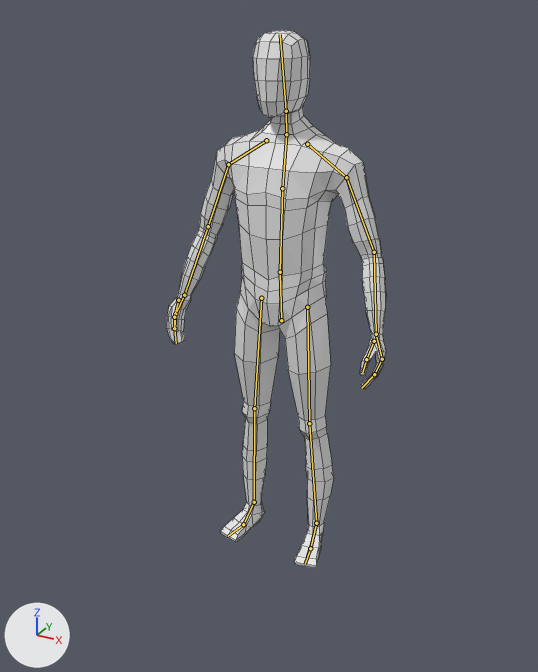
Two versions of the Blender file Assets/Models/PlayerModel.blend, one commit apart.
One viewpoint serves both versions: a 50 mm lens placed at (1.17, -2.22, 2.0), pointed at (-0.06, 0.02, 0.88). Arrows for +X, +Y and +Z are at lower left; the lights stay in place. The bones that bend it are drawn over the model as lines. Mesh edges are drawn as thin lines.
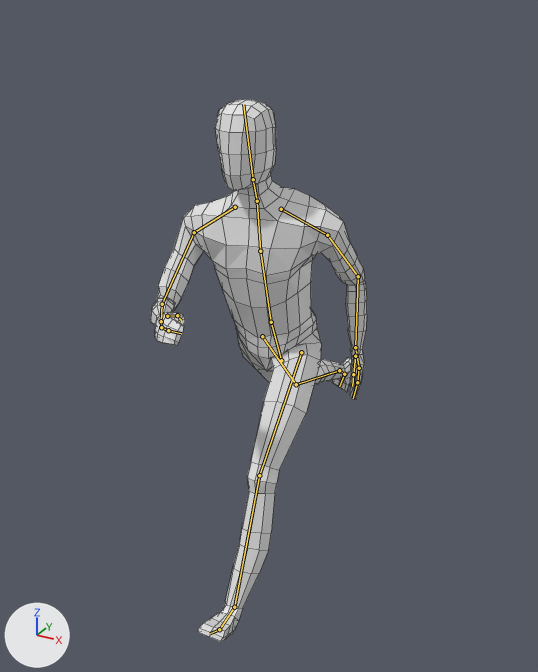
The newer file adds an action. The first version stands in its rest pose; the second is drawn at frame 1 of the action 'Run'.

The change, as a list of edits to the scene's bpy script:
```text
Change bone_hips:
    where bone_hips = bpy.data.objects['Armature.001'].pose.bones['Hips']
    bone_hips.location: (0.0, 0.0, 0.0) -> (0.0, -0.16, 0.012)
    bone_hips.rotation_quaternion: (1.0, 0.0, 0.0, 0.0) -> (0.983, 0.149, -0.109, 0.0)  # degrees (0, 0, 0) -> degrees (17, -12, -2)
Change bone_spine:
    where bone_spine = bpy.data.objects['Armature.001'].pose.bones['Spine']  # child of 'Hips'
    bone_spine.rotation_quaternion: (1.0, 0.0, 0.0, 0.0) -> (0.994, 0.0, 0.108, -0.003)  # degrees (0, 0, 0) -> degrees (0, 12, 0)
Change bone_chest:
    where bone_chest = bpy.data.objects['Armature.001'].pose.bones['Chest']  # child of 'Spine'
    bone_chest.rotation_quaternion: (1.0, 0.0, 0.0, 0.0) -> (0.993, 0.001, 0.119, -0.007)  # degrees (0, 0, 0) -> degrees (0, 14, -1)
Change bone_neck:
    where bone_neck = bpy.data.objects['Armature.001'].pose.bones['Neck']  # child of 'Chest'
    bone_neck.rotation_quaternion: (1.0, 0.0, 0.0, 0.0) -> (0.992, -0.045, -0.115, 0.034)  # degrees (0, 0, 0) -> degrees (-6, -13, 5)
Change bone_head:
    where bone_head = bpy.data.objects['Armature.001'].pose.bones['Head']  # child of 'Neck'
    bone_head.rotation_quaternion: (1.0, 0.0, 0.0, 0.0) -> (0.996, -0.091, 0.0, 0.0)  # degrees (0, 0, 0) -> degrees (-10, 0, 0)
Change bone_shoulder_l:
    where bone_shoulder_l = bpy.data.objects['Armature.001'].pose.bones['Shoulder.L']  # child of 'Chest'
    bone_shoulder_l.rotation_quaternion: (1.0, 0.0, 0.0, 0.0) -> (0.997, -0.04, 0.063, -0.003)  # degrees (0, 0, 0) -> degrees (-5, 7, -1)
Change bone_upperarm_l:
    where bone_upperarm_l = bpy.data.objects['Armature.001'].pose.bones['UpperArm.L']  # child of 'Shoulder.L'
    bone_upperarm_l.rotation_quaternion: (1.0, 0.0, 0.0, 0.0) -> (0.994, -0.095, -0.001, -0.049)  # degrees (0, 0, 0) -> degrees (-11, -1, -6)
Change bone_lowerarm_l:
    where bone_lowerarm_l = bpy.data.objects['Armature.001'].pose.bones['LowerArm.L']  # child of 'UpperArm.L'
    bone_lowerarm_l.rotation_quaternion: (1.0, 0.0, 0.0, 0.0) -> (0.985, 0.153, -0.021, -0.076)  # degrees (0, 0, 0) -> degrees (18, -1, -9)
Change bone_upperfingers_l:
    where bone_upperfingers_l = bpy.data.objects['Armature.001'].pose.bones['UpperFingers.L']  # child of 'Hand.L'
    bone_upperfingers_l.rotation_quaternion: (1.0, 0.0, 0.0, 0.0) -> (0.98, 0.004, 0.083, 0.183)  # degrees (0, 0, 0) -> degrees (2, 9, 21)
Change bone_upperthumb_l:
    where bone_upperthumb_l = bpy.data.objects['Armature.001'].pose.bones['UpperThumb.L']  # child of 'Hand.L'
    bone_upperthumb_l.rotation_quaternion: (1.0, 0.0, 0.0, 0.0) -> (0.989, 0.001, 0.081, 0.122)  # degrees (0, 0, 0) -> degrees (1, 9, 14)
Change bone_shoulder_r:
    where bone_shoulder_r = bpy.data.objects['Armature.001'].pose.bones['Shoulder.R']  # child of 'Chest'
    bone_shoulder_r.rotation_quaternion: (1.0, 0.0, 0.0, 0.0) -> (0.992, 0.067, 0.105, -0.005)  # degrees (0, 0, 0) -> degrees (8, 12, 0)
Change bone_upperarm_r:
    where bone_upperarm_r = bpy.data.objects['Armature.001'].pose.bones['UpperArm.R']  # child of 'Shoulder.R'
    bone_upperarm_r.rotation_quaternion: (1.0, 0.0, 0.0, 0.0) -> (0.965, 0.258, 0.043, 0.022)  # degrees (0, 0, 0) -> degrees (30, 4, 4)
Change bone_lowerarm_r:
    where bone_lowerarm_r = bpy.data.objects['Armature.001'].pose.bones['LowerArm.R']  # child of 'UpperArm.R'
    bone_lowerarm_r.rotation_quaternion: (1.0, 0.0, 0.0, 0.0) -> (0.846, 0.491, -0.193, 0.076)  # degrees (0, 0, 0) -> degrees (61, -24, -4)
Change bone_hand_r:
    where bone_hand_r = bpy.data.objects['Armature.001'].pose.bones['Hand.R']  # child of 'LowerArm.R'
    bone_hand_r.rotation_quaternion: (1.0, 0.0, 0.0, 0.0) -> (0.987, 0.069, -0.117, 0.085)  # degrees (0, 0, 0) -> degrees (7, -14, 9)
Change bone_upperfingers_r:
    where bone_upperfingers_r = bpy.data.objects['Armature.001'].pose.bones['UpperFingers.R']  # child of 'Hand.R'
    bone_upperfingers_r.rotation_quaternion: (1.0, 0.0, 0.0, 0.0) -> (0.98, 0.004, -0.083, -0.183)  # degrees (0, 0, 0) -> degrees (2, -9, -21)
Change bone_upperthumb_r:
    where bone_upperthumb_r = bpy.data.objects['Armature.001'].pose.bones['UpperThumb.R']  # child of 'Hand.R'
    bone_upperthumb_r.rotation_quaternion: (1.0, 0.0, 0.0, 0.0) -> (0.989, 0.001, -0.081, -0.122)  # degrees (0, 0, 0) -> degrees (1, -9, -14)
Change bone_legik_l:
    where bone_legik_l = bpy.data.objects['Armature.001'].pose.bones['LegIK.L']
    bone_legik_l.location: (0.0, 0.0, 0.0) -> (-0.051, -0.559, 0.0)
    bone_legik_l.rotation_quaternion: (1.0, 0.0, 0.0, 0.0) -> (0.943, -0.333, 0.0, 0.0)  # degrees (0, 0, 0) -> degrees (-39, 0, 0)
Change bone_legik_r:
    where bone_legik_r = bpy.data.objects['Armature.001'].pose.bones['LegIK.R']
    bone_legik_r.location: (0.0, 0.0, 0.0) -> (0.051, 0.749, 0.309)
    bone_legik_r.rotation_quaternion: (1.0, 0.0, 0.0, 0.0) -> (0.649, 0.761, 0.0, 0.0)  # degrees (0, 0, 0) -> degrees (99, 0, 0)
```

What differs and where, as boxes (x1, y1, x2, y2) in the pictures (538 x 672 px):
'Cube', posed: before (167, 30, 386, 568); after (150, 99, 367, 641)
bone 'Hips', root to tip: before (281, 320) to (280, 272); after (281, 360) to (271, 322)
bone 'Spine', root to tip: before (280, 272) to (282, 188); after (271, 322) to (260, 251)
bone 'Chest', root to tip: before (282, 188) to (286, 134); after (260, 251) to (257, 201)
bone 'Neck', root to tip: before (286, 134) to (286, 111); after (257, 201) to (253, 179)
bone 'Head', root to tip: before (286, 111) to (280, 34); after (253, 179) to (243, 104)
bone 'Shoulder.L', root to tip: before (307, 144) to (346, 177); after (281, 209) to (327, 235)
bone 'UpperArm.L', root to tip: before (346, 177) to (374, 252); after (327, 235) to (358, 276)
bone 'LowerArm.L', root to tip: before (374, 252) to (376, 334); after (358, 276) to (355, 347)
bone 'UpperFingers.L', root to tip: before (382, 359) to (374, 374); after (359, 368) to (357, 382)
bone 'UpperThumb.L', root to tip: before (374, 341) to (366, 359); after (355, 356) to (353, 374)
bone 'Shoulder.R', root to tip: before (266, 140) to (228, 164); after (235, 207) to (194, 232)
bone 'UpperArm.R', root to tip: before (228, 164) to (208, 226); after (194, 232) to (162, 304)
bone 'LowerArm.R', root to tip: before (208, 226) to (184, 295); after (162, 304) to (161, 321)
bone 'Hand.R', root to tip: before (184, 295) to (175, 314); after (161, 321) to (161, 327)
bone 'UpperFingers.R', root to tip: before (175, 314) to (174, 328); after (161, 327) to (168, 330)
bone 'UpperThumb.R', root to tip: before (178, 300) to (174, 317); after (167, 316) to (177, 315)
